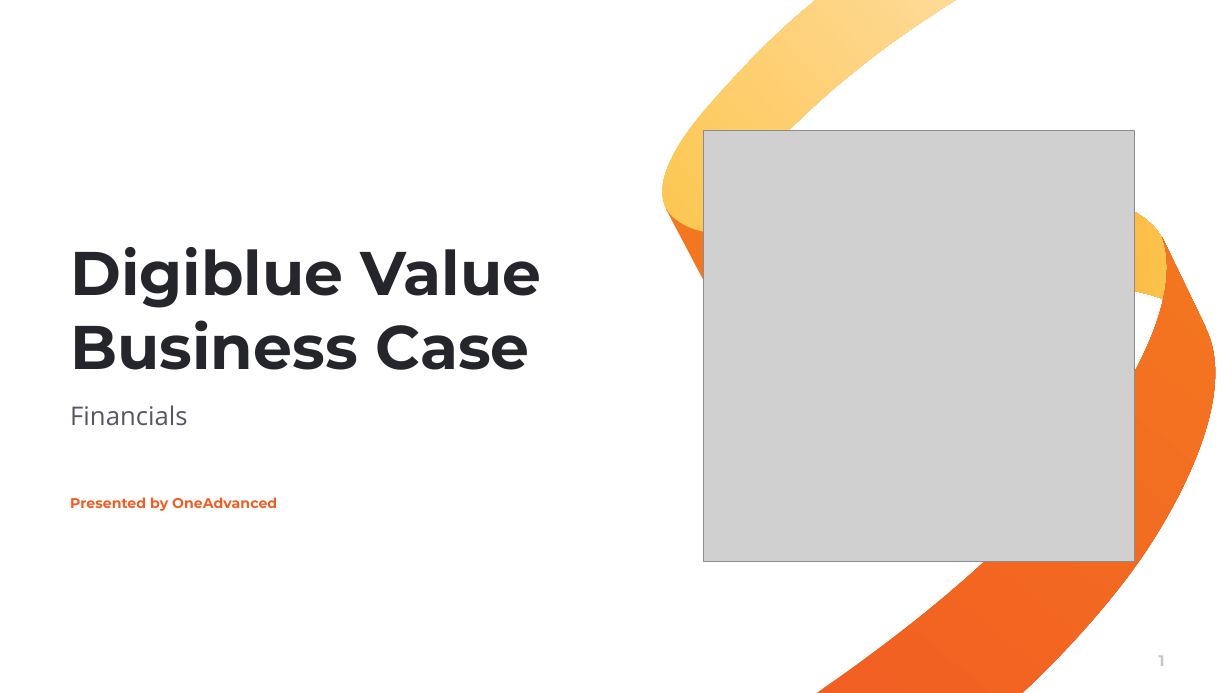
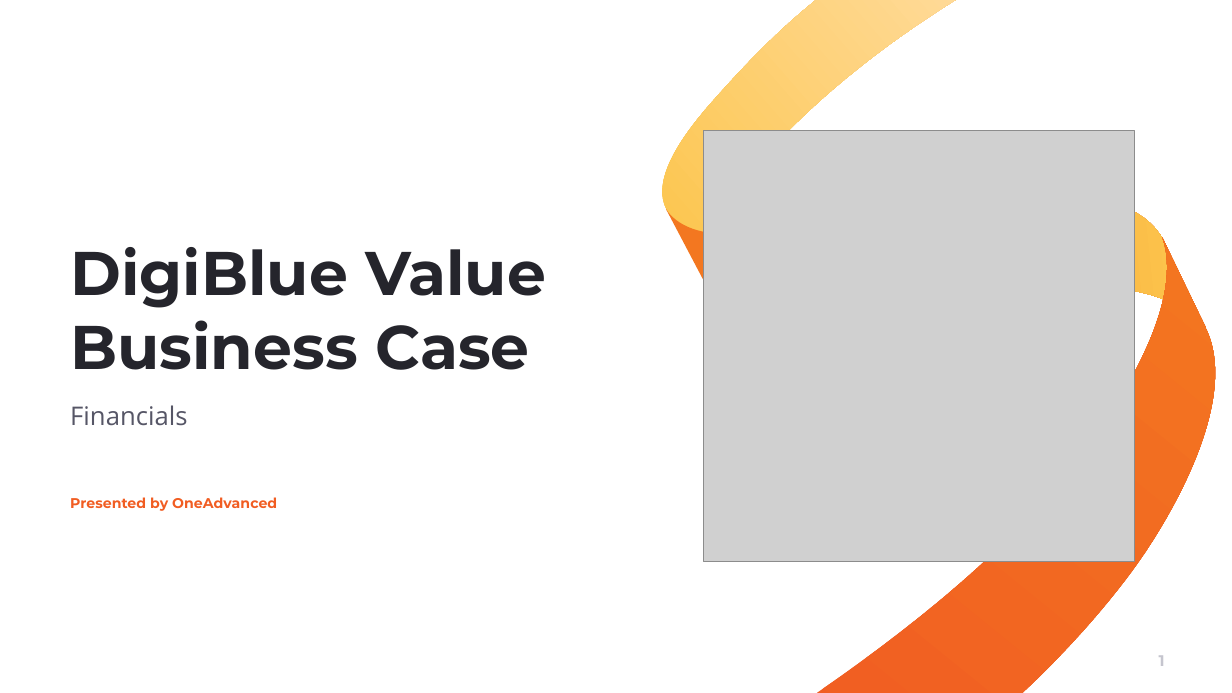
Before and after one commit to muratozdemirpiblo/ppt-api, a slide deck: slide 1 of output.pptx. Drawn at 1232x693 pixels with LibreOffice and Linux fonts; fonts in the diff are those of the drawing; grey boxes stand for pictures; background and template pictures are left out. Boxes give left, top, right and bottom in pixels: in the first picture for what was removed or moved away, otherwise in the second. Text is boxed around its words. In the diff, an @@ line names an element or a change of style, - is before the commit and + after.

```diff
--- a/output.pptx
+++ b/output.pptx
@@ title at [70,247,546,370]: text changed @@
-Digiblue Value Business Case
+DigiBlue Value Business Case
```
Also in this commit, not shown: 6 other slides changed, 2 other files.
